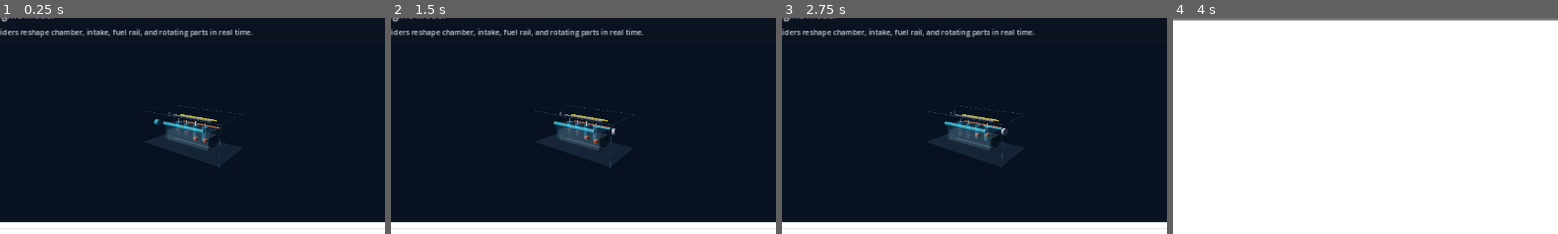
Above: before the commit, frames 1-4 (left to right).
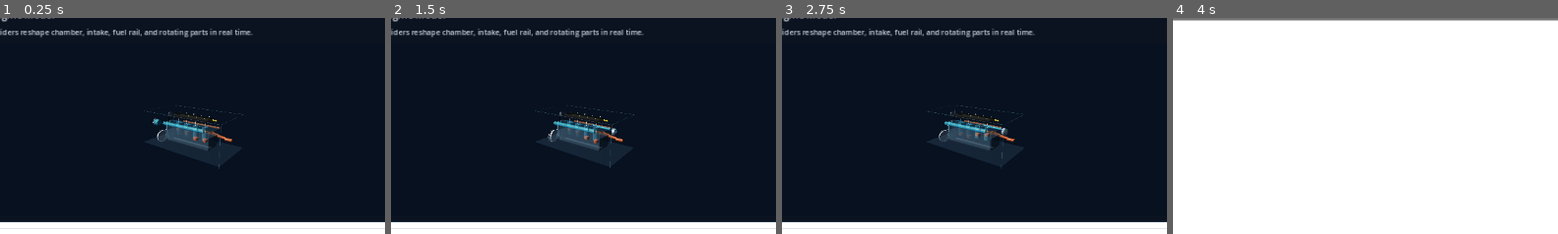
Above: after the commit, the same moments.

Repository: k15974973/racing-engineer
Game: Godot game, scene res://scenes/Main.tscn
Same seed, same stepped clock (60 frames per second), same inputs: the game is played once before the commit and once after it.
Inputs:
- Up to frame 1 (0.25 s): no input
- Up to frame 2 (1.5 s): click "Single Turbo" at 0.5 s; click "Single Turbo" at 1.25 s
- Up to frame 3 (2.75 s): click "Build Engine" at 2 s
- Up to frame 4 (4 s): click "Race Sim" at 2.75 s; click "Analysis" at 3.5 s
The pictures show only the part of the screen within x 42-92%, y 32-82%; the shares and areas given below are measured in that part.

The runs differ from the first frame. In frame 1, 0.4% of the frame differs, in the area x 39-61%, y 43-58%; in frame 2, 0.4%, in the area x 40-61%, y 43-58%; in frame 3, 0.4%; in frame 4, nothing differs.

Commit message:
Enhance procedural engine visual detail

Diff:
--- a/scripts/ui/engine_visualizer_3d.gd
+++ b/scripts/ui/engine_visualizer_3d.gd
@@ -7,7 +7,10 @@
 const AIR_COLOR := Color(0.18, 0.75, 0.92, 0.64)
 const EXHAUST_COLOR := Color(1.0, 0.42, 0.18, 0.54)
 const STEEL_COLOR := Color(0.74, 0.78, 0.82, 0.48)
+const BRIGHT_STEEL_COLOR := Color(0.88, 0.92, 0.96, 0.82)
 const DARK_STEEL_COLOR := Color(0.18, 0.22, 0.28, 0.70)
+const COVER_COLOR := Color(0.04, 0.05, 0.06, 0.86)
+const RUBBER_COLOR := Color(0.02, 0.025, 0.03, 0.88)
 
 var _setup: Dictionary = {}
 var _visual_state: Dictionary = {}
@@ -191,7 +194,8 @@
 		"intake_scale": snappedf(intake_scale, 0.001),
 		"fuel_scale": snappedf(fuel_scale, 0.001),
 		"spark_shift": snappedf(spark_shift, 0.001),
-		"has_forced_induction": forced
+		"has_forced_induction": forced,
+		"visual_nodes": _engine_root.get_child_count()
 	}
 
 func _build_piston_engine(block_id: String, cylinder_count: int, chamber_scale: float, intake_scale: float, fuel_scale: float, material_mass_scale: float, spark_shift: float) -> void:
@@ -206,16 +210,23 @@
 	var block_height := 0.62 * chamber_scale
 	_engine_root.add_child(_box("engine_block", Vector3(0.0, -0.03, 0.0), Vector3(block_width, block_height, block_depth) * material_mass_scale, DARK_STEEL_COLOR))
 	_engine_root.add_child(_box("transparent_outline", Vector3(0.0, 0.18, 0.0), Vector3(block_width + 0.18, 0.88 * chamber_scale, block_depth + 0.15), Color(0.38, 0.78, 0.95, 0.14)))
+	_build_valve_covers(block_id, banks, cylinders_per_bank, block_width, block_depth, chamber_scale)
 
 	var built := 0
 	for bank in banks:
 		var z := 0.0
 		var bank_tilt := 0.0
+		var intake_z := 0.72
+		var exhaust_z := -0.76
 		if banks == 2:
 			z = -0.38 if bank == 0 else 0.38
 			bank_tilt = 12.0 if bank == 0 else -12.0
+			intake_z = 0.0
+			exhaust_z = -0.98 if bank == 0 else 0.98
 			if block_id == "boxer_4":
 				bank_tilt = 80.0 if bank == 0 else -80.0
+				intake_z = 0.0
+				exhaust_z = -1.08 if bank == 0 else 1.08
 
 		for i in cylinders_per_bank:
 			if built >= cylinder_count:
@@ -230,6 +241,9 @@
 
 			var spark := _cylinder("spark_%s" % built, Vector3(x + spark_shift, 0.82 * chamber_scale, z), 0.025, 0.24, Color(0.95, 0.97, 1.0, 0.72), Vector3(0.0, 0.0, 0.0))
 			_engine_root.add_child(spark)
+			_engine_root.add_child(_box("coil_%s" % built, Vector3(x + spark_shift, 0.96 * chamber_scale, z), Vector3(0.12, 0.055, 0.10), COVER_COLOR))
+			_build_intake_runner(built, Vector3(x, 0.72 * chamber_scale, intake_z), Vector3(x, 0.70 * chamber_scale, z), intake_scale)
+			_build_exhaust_runner(built, Vector3(x, 0.48 * chamber_scale, z), Vector3(x, 0.22, exhaust_z), block_width)
 			built += 1
 
 	var fuel_rail := _cylinder("fuel_rail", Vector3(0.0, 0.98 * chamber_scale, -0.58), 0.045 * fuel_scale, block_width * 0.9, FUEL_COLOR, Vector3(0.0, 0.0, 90.0))
@@ -258,6 +272,75 @@
 	_spinners.append(cam_pulley)
 	_engine_root.add_child(_box("belt_run_left", Vector3(front_x, 0.35, -0.14), Vector3(0.025, 1.32 * chamber_scale, 0.025), Color(0.05, 0.07, 0.09, 0.74)))
 	_engine_root.add_child(_box("belt_run_right", Vector3(front_x, 0.35, 0.14), Vector3(0.025, 1.32 * chamber_scale, 0.025), Color(0.05, 0.07, 0.09, 0.74)))
+	_build_front_cover_detail(front_x, chamber_scale, block_depth)
+
+func _build_valve_covers(block_id: String, banks: int, cylinders_per_bank: int, block_width: float, block_depth: float, chamber_scale: float) -> void:
+	if banks == 1:
+		var cover := _box("valve_cover_inline", Vector3(0.0, 1.12 * chamber_scale, 0.0), Vector3(block_width * 0.86, 0.18, block_depth * 0.48), COVER_COLOR)
+		_engine_root.add_child(cover)
+		_build_bolt_row("inline_cover_left", -block_width * 0.36, block_width * 0.36, cylinders_per_bank + 1, 1.23 * chamber_scale, -block_depth * 0.24)
+		_build_bolt_row("inline_cover_right", -block_width * 0.36, block_width * 0.36, cylinders_per_bank + 1, 1.23 * chamber_scale, block_depth * 0.24)
+		return
+
+	for bank in banks:
+		var z := -0.46 if bank == 0 else 0.46
+		var tilt := 11.0 if bank == 0 else -11.0
+		if block_id == "boxer_4":
+			z = -0.72 if bank == 0 else 0.72
+			tilt = 0.0
+		var cover := _box("valve_cover_%s" % bank, Vector3(0.0, 1.08 * chamber_scale, z), Vector3(block_width * 0.82, 0.16, 0.34), COVER_COLOR)
+		cover.rotation_degrees.x = tilt
+		_engine_root.add_child(cover)
+		_build_bolt_row("cover_%s_inner" % bank, -block_width * 0.34, block_width * 0.34, cylinders_per_bank + 1, 1.18 * chamber_scale, z - 0.17)
+		_build_bolt_row("cover_%s_outer" % bank, -block_width * 0.34, block_width * 0.34, cylinders_per_bank + 1, 1.18 * chamber_scale, z + 0.17)
+
+func _build_bolt_row(prefix: String, start_x: float, end_x: float, count: int, y: float, z: float) -> void:
+	var safe_count: int = maxi(count, 2)
+	for i in safe_count:
+		var t := float(i) / float(safe_count - 1)
+		var x := lerpf(start_x, end_x, t)
+		_engine_root.add_child(_sphere("%s_bolt_%s" % [prefix, i], Vector3(x, y, z), 0.032, BRIGHT_STEEL_COLOR, 12, 6))
+
+func _build_intake_runner(index: int, from_pos: Vector3, to_pos: Vector3, intake_scale: float) -> void:
+	var high := Vector3((from_pos.x + to_pos.x) * 0.5, maxf(from_pos.y, to_pos.y) + 0.18, from_pos.z)
+	var near_head := Vector3(to_pos.x, to_pos.y + 0.08, to_pos.z)
+	var radius := 0.026 * intake_scale
+	_engine_root.add_child(_pipe_between("intake_runner_%s_a" % index, from_pos, high, radius, AIR_COLOR, 12))
+	_engine_root.add_child(_pipe_between("intake_runner_%s_b" % index, high, near_head, radius, AIR_COLOR, 12))
+	_engine_root.add_child(_sphere("intake_runner_%s_elbow" % index, high, radius * 1.35, AIR_COLOR, 12, 6))
+
+func _build_exhaust_runner(index: int, from_pos: Vector3, outside_pos: Vector3, block_width: float) -> void:
+	var drop := Vector3(from_pos.x, from_pos.y - 0.18, outside_pos.z * 0.72)
+	var sweep_x := block_width * 0.50 + 0.34
+	var collector := Vector3(sweep_x, 0.02 + float(index % 2) * 0.035, outside_pos.z)
+	var radius := 0.045
+	_engine_root.add_child(_pipe_between("header_%s_a" % index, from_pos, drop, radius, EXHAUST_COLOR, 16))
+	_engine_root.add_child(_pipe_between("header_%s_b" % index, drop, outside_pos, radius, EXHAUST_COLOR, 16))
+	_engine_root.add_child(_pipe_between("header_%s_c" % index, outside_pos, collector, radius, EXHAUST_COLOR, 16))
+	_engine_root.add_child(_sphere("header_%s_elbow_a" % index, drop, radius * 1.25, EXHAUST_COLOR, 12, 6))
+	_engine_root.add_child(_sphere("header_%s_elbow_b" % index, outside_pos, radius * 1.25, EXHAUST_COLOR, 12, 6))
+	if index % 2 == 0:
+		_engine_root.add_child(_cylinder("collector_%s" % index, collector + Vector3(0.18, -0.02, 0.0), 0.08, 0.38, EXHAUST_COLOR, Vector3(0.0, 0.0, 90.0), 18))
+
+func _build_front_cover_detail(front_x: float, chamber_scale: float, block_depth: float) -> void:
+	var cover := _box("timing_cover", Vector3(front_x - 0.04, 0.22, 0.0), Vector3(0.10, 0.92 * chamber_scale, block_depth * 0.58), Color(0.52, 0.60, 0.68, 0.58))
+	_engine_root.add_child(cover)
+	for i in 10:
+		var angle := TAU * float(i) / 10.0
+		var z := cos(angle) * block_depth * 0.32
+		var y := 0.20 + sin(angle) * 0.38 * chamber_scale
+		_engine_root.add_child(_sphere("timing_bolt_%s" % i, Vector3(front_x - 0.105, y, z), 0.026, BRIGHT_STEEL_COLOR, 10, 5))
+
+	var flywheel := _cylinder("flywheel", Vector3(front_x - 0.20, -0.17, 0.48), 0.34, 0.10, Color(0.76, 0.82, 0.88, 0.78), Vector3(90.0, 0.0, 0.0), 48)
+	_engine_root.add_child(flywheel)
+	_spinners.append(flywheel)
+	for i in 24:
+		var angle := TAU * float(i) / 24.0
+		var y := -0.17 + sin(angle) * 0.34
+		var z := 0.48 + cos(angle) * 0.34
+		var tooth := _box("flywheel_tooth_%s" % i, Vector3(front_x - 0.27, y, z), Vector3(0.035, 0.018, 0.055), BRIGHT_STEEL_COLOR)
+		tooth.rotation_degrees.x = rad_to_deg(angle)
+		_engine_root.add_child(tooth)
 
 func _build_rotary(chamber_scale: float, intake_scale: float, fuel_scale: float, forced: bool) -> void:
 	_engine_root.add_child(_box("rotary_housing", Vector3(0.0, 0.05, 0.0), Vector3(1.9 * chamber_scale, 0.78 * chamber_scale, 1.0), DARK_STEEL_COLOR))
@@ -279,11 +362,26 @@
 
 func _build_induction(induction_id: String, intake_scale: float, forced: bool) -> void:
 	if not forced:
-		_engine_root.add_child(_cylinder("throttle_body", Vector3(-1.75, 0.72, 0.78), 0.16 * intake_scale, 0.26, AIR_COLOR, Vector3(0.0, 0.0, 90.0)))
+		var throttle := _cylinder("throttle_body", Vector3(-1.75, 0.72, 0.78), 0.16 * intake_scale, 0.26, AIR_COLOR, Vector3(0.0, 0.0, 90.0), 32)
+		_engine_root.add_child(throttle)
+		_engine_root.add_child(_cylinder("throttle_lip", Vector3(-1.91, 0.72, 0.78), 0.19 * intake_scale, 0.04, BRIGHT_STEEL_COLOR, Vector3(0.0, 0.0, 90.0), 32))
+		for i in 4:
+			var angle := TAU * float(i) / 4.0
+			_engine_root.add_child(_sphere("throttle_bolt_%s" % i, Vector3(-1.94, 0.72 + sin(angle) * 0.13, 0.78 + cos(angle) * 0.13), 0.018, BRIGHT_STEEL_COLOR, 8, 4))
 		return
 
 	if induction_id == "supercharger":
 		_engine_root.add_child(_box("supercharger_case", Vector3(0.0, 1.34, 0.0), Vector3(1.38 * intake_scale, 0.26, 0.44), Color(0.72, 0.76, 0.82, 0.68)))
+		for i in 6:
+			var x := -0.52 * intake_scale + float(i) * 0.21 * intake_scale
+			_engine_root.add_child(_box("supercharger_rib_%s" % i, Vector3(x, 1.50, 0.0), Vector3(0.025, 0.08, 0.46), Color(0.90, 0.93, 0.96, 0.62)))
+		var rotor_a := _cylinder("supercharger_rotor_a", Vector3(0.0, 1.34, -0.12), 0.055, 1.18 * intake_scale, BRIGHT_STEEL_COLOR, Vector3(0.0, 0.0, 90.0), 16)
+		var rotor_b := _cylinder("supercharger_rotor_b", Vector3(0.0, 1.34, 0.12), 0.055, 1.18 * intake_scale, BRIGHT_STEEL_COLOR, Vector3(0.0, 0.0, 90.0), 16)
+		_engine_root.add_child(rotor_a)
+		_engine_root.add_child(rotor_b)
+		_spinners.append(rotor_a)
+		_spinners.append(rotor_b)
+		_engine_root.add_child(_box("supercharger_scoop", Vector3(0.28, 1.58, 0.0), Vector3(0.72 * intake_scale, 0.16, 0.34), AIR_COLOR))
 		var pulley := _cylinder("supercharger_pulley", Vector3(-0.92 * intake_scale, 1.34, 0.0), 0.16, 0.08, Color(0.94, 0.96, 1.0, 0.78), Vector3(90.0, 0.0, 0.0))
 		_engine_root.add_child(pulley)
 		_spinners.append(pulley)
@@ -294,10 +392,20 @@
 		var z := -0.76 if turbo_count == 2 and i == 0 else 0.76
 		if turbo_count == 1:
 			z = -0.86
-		var turbo := _cylinder("turbo_%s" % i, Vector3(1.42, 0.34, z), 0.18 * intake_scale, 0.16, Color(0.80, 0.86, 0.92, 0.76), Vector3(90.0, 0.0, 0.0))
+		var turbo_center := Vector3(1.42, 0.34, z)
+		var turbo := _cylinder("turbo_%s" % i, turbo_center, 0.18 * intake_scale, 0.16, Color(0.80, 0.86, 0.92, 0.76), Vector3(90.0, 0.0, 0.0), 32)
 		_engine_root.add_child(turbo)
 		_spinners.append(turbo)
+		_engine_root.add_child(_cylinder("turbo_inlet_%s" % i, turbo_center + Vector3(0.0, 0.0, 0.13 if z >= 0.0 else -0.13), 0.11 * intake_scale, 0.12, AIR_COLOR, Vector3(90.0, 0.0, 0.0), 28))
+		_engine_root.add_child(_sphere("turbo_core_%s" % i, turbo_center, 0.075 * intake_scale, BRIGHT_STEEL_COLOR, 16, 8))
+		for blade in 8:
+			var angle := TAU * float(blade) / 8.0
+			var blade_pos := turbo_center + Vector3(cos(angle) * 0.095 * intake_scale, sin(angle) * 0.095 * intake_scale, 0.09 if z >= 0.0 else -0.09)
+			var blade_mesh := _box("turbo_blade_%s_%s" % [i, blade], blade_pos, Vector3(0.07, 0.010, 0.024), BRIGHT_STEEL_COLOR)
+			blade_mesh.rotation_degrees.z = rad_to_deg(angle)
+			_engine_root.add_child(blade_mesh)
 		_engine_root.add_child(_cylinder("charge_pipe_%s" % i, Vector3(0.9, 0.58, z * 0.55), 0.055 * intake_scale, 1.05, AIR_COLOR, Vector3(0.0, 0.0, 90.0)))
+		_engine_root.add_child(_pipe_between("turbo_feed_%s" % i, turbo_center + Vector3(-0.12, 0.06, 0.0), Vector3(0.36, 0.72, z * 0.32), 0.035 * intake_scale, AIR_COLOR, 14))
 
 func _build_blueprint_frame() -> void:
 	var color := Color(0.58, 0.86, 1.0, 0.26)
@@ -341,6 +449,38 @@
 	instance.mesh = mesh
 	instance.position = position_value
 	instance.rotation_degrees = rotation_value
+	instance.material_override = _material(color)
+	return instance
+
+func _pipe_between(node_name: String, from_pos: Vector3, to_pos: Vector3, radius: float, color: Color, segments: int = 12) -> MeshInstance3D:
+	var direction := to_pos - from_pos
+	var length := direction.length()
+	if length <= 0.001:
+		return _cylinder(node_name, from_pos, radius, 0.001, color, Vector3.ZERO, segments)
+
+	var mesh := CylinderMesh.new()
+	mesh.top_radius = radius
+	mesh.bottom_radius = radius
+	mesh.height = length
+	mesh.radial_segments = segments
+	var instance := MeshInstance3D.new()
+	instance.name = node_name
+	instance.mesh = mesh
+	instance.position = from_pos + direction * 0.5
+	instance.basis = Basis(Quaternion(Vector3.UP, direction.normalized()))
+	instance.material_override = _material(color)
+	return instance
+
+func _sphere(node_name: String, position_value: Vector3, radius: float, color: Color, segments: int = 16, rings: int = 8) -> MeshInstance3D:
+	var mesh := SphereMesh.new()
+	mesh.radius = radius
+	mesh.height = radius * 2.0
+	mesh.radial_segments = segments
+	mesh.rings = rings
+	var instance := MeshInstance3D.new()
+	instance.name = node_name
+	instance.mesh = mesh
+	instance.position = position_value
 	instance.material_override = _material(color)
 	return instance
 
--- a/tests/phase_4_engine_visualizer_smoke.gd
+++ b/tests/phase_4_engine_visualizer_smoke.gd
@@ -74,12 +74,16 @@
 	if int(v8_state.get("cylinder_count", 0)) != 8 or int(v8_state.get("piston_nodes", 0)) != 8:
 		_fail("V8 visual should expose 8 cylinders and 8 moving piston nodes.")
 		return
+	if int(v8_state.get("visual_nodes", 0)) < 140:
+		_fail("V8 visual should keep the detailed model pass. Nodes=%s" % int(v8_state.get("visual_nodes", 0)))
+		return
 
-	print("PHASE_4_ENGINE_VISUALIZER_OK base_intake=%s tuned_intake=%s chamber=%s fuel=%s" % [
+	print("PHASE_4_ENGINE_VISUALIZER_OK base_intake=%s tuned_intake=%s chamber=%s fuel=%s v8_nodes=%s" % [
 		base_state.get("intake_scale", 0.0),
 		tuned_state.get("intake_scale", 0.0),
 		tuned_state.get("chamber_scale", 0.0),
-		tuned_state.get("fuel_scale", 0.0)
+		tuned_state.get("fuel_scale", 0.0),
+		v8_state.get("visual_nodes", 0)
 	])
 	_restore()
 	quit(0)
Not shown, changed: docs/local_visualizer_pass.md
